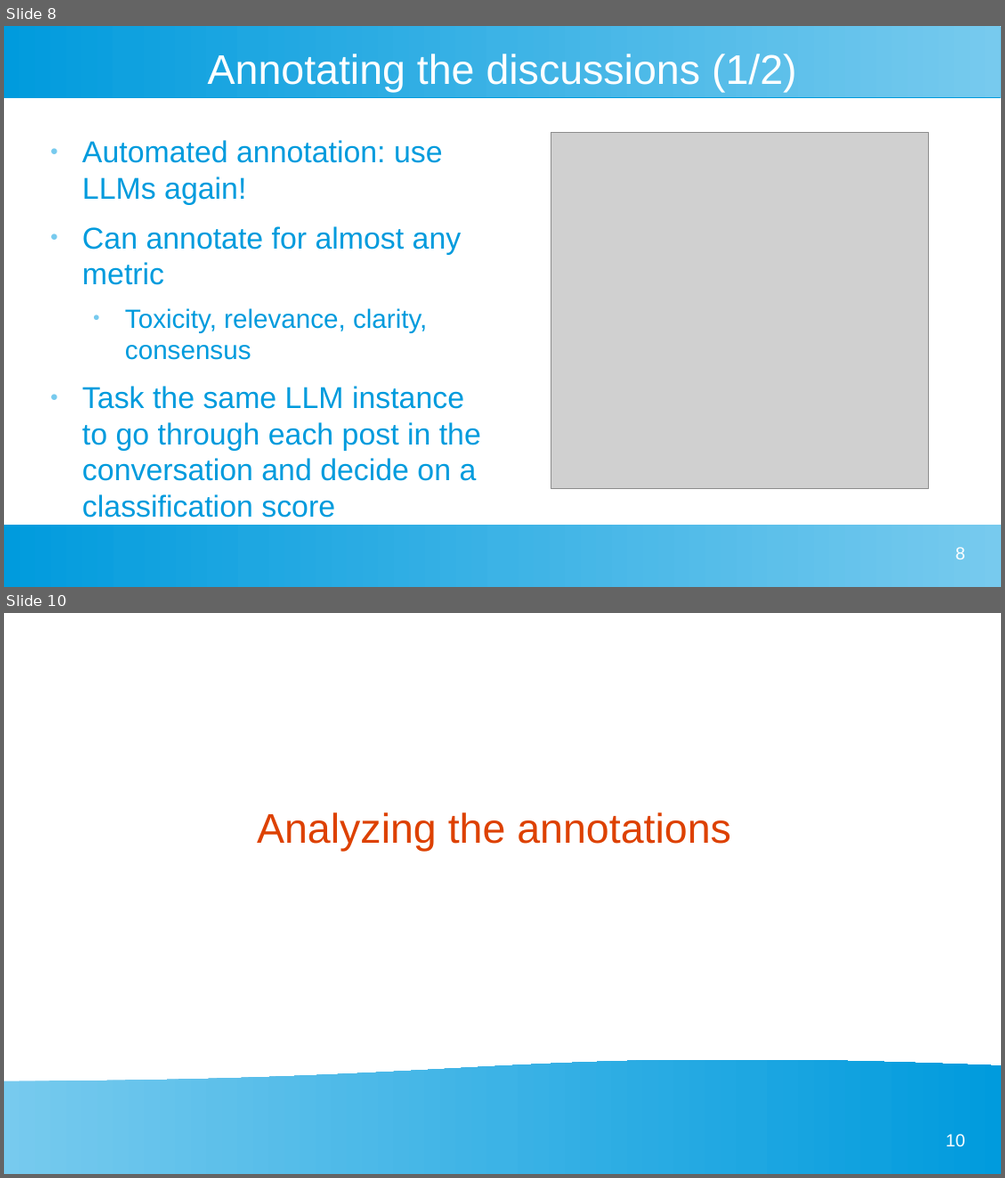
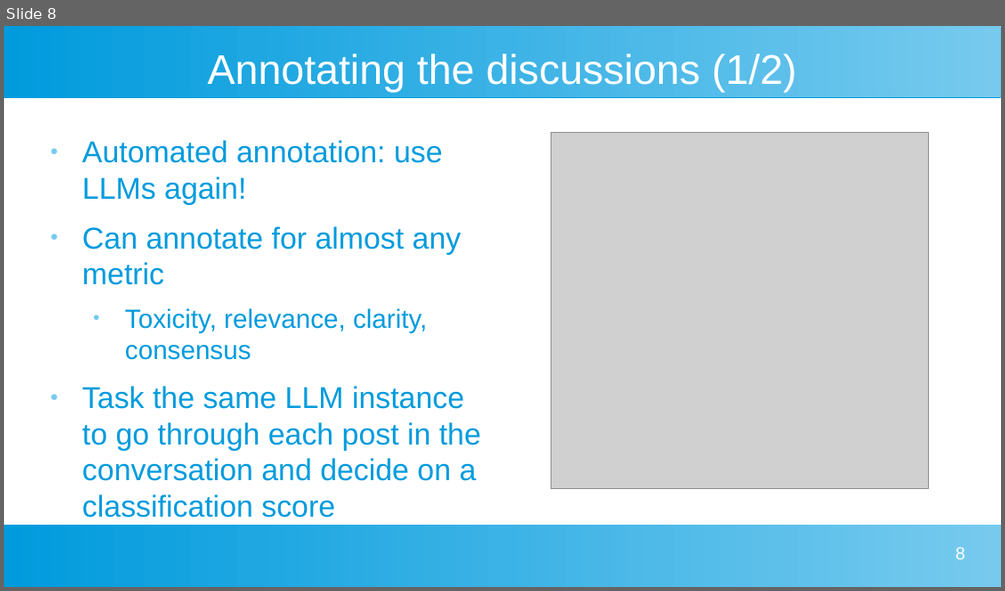
Before and after one commit to dimits-ts/llm_moderation_research, a slide deck: presentations/project_goals.odp. Shown one above the other, each under a label of ours: slides 8 and 10 before the commit, slide 8 after it; the slides between them are not shown. The pictures are 1005x1178 and 1005x591 pixels, drawn with LibreOffice and Linux fonts; fonts in the diff are those of the drawing; grey boxes stand for pictures. Boxes give left, top, right and bottom in pixels: in the first picture for what was removed or moved away, otherwise in the second. Text is boxed around its words. In the diff, an @@ line names an element or a change of style, - is before the commit and + after.

```diff
--- a/presentations/project_goals.odp
+++ b/presentations/project_goals.odp
@@ slide 10 removed at (x1=4, y1=613, x2=1001, y2=1174), background #FFFFFF @@
@@ title removed at (x1=257, y1=812, x2=731, y2=851) @@
-Analyzing the annotations
@@ flow chart document removed at (x1=4, y1=1058, x2=1001, y2=1174) @@
@@ page number removed at (x1=946, y1=1134, x2=965, y2=1147) @@
-10
```
Also in this commit, not shown: 2 slides changed, 8 slides added, 2 other slides removed, 2 other files.
